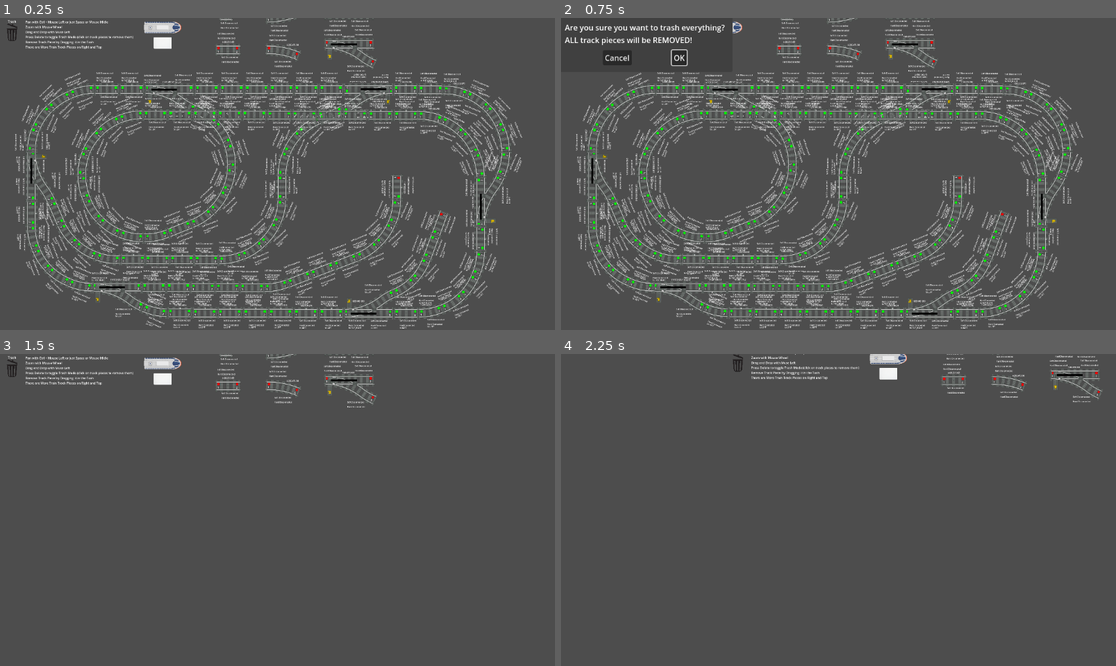
Above: before the commit, frames 1-4 (two rows, left to right).
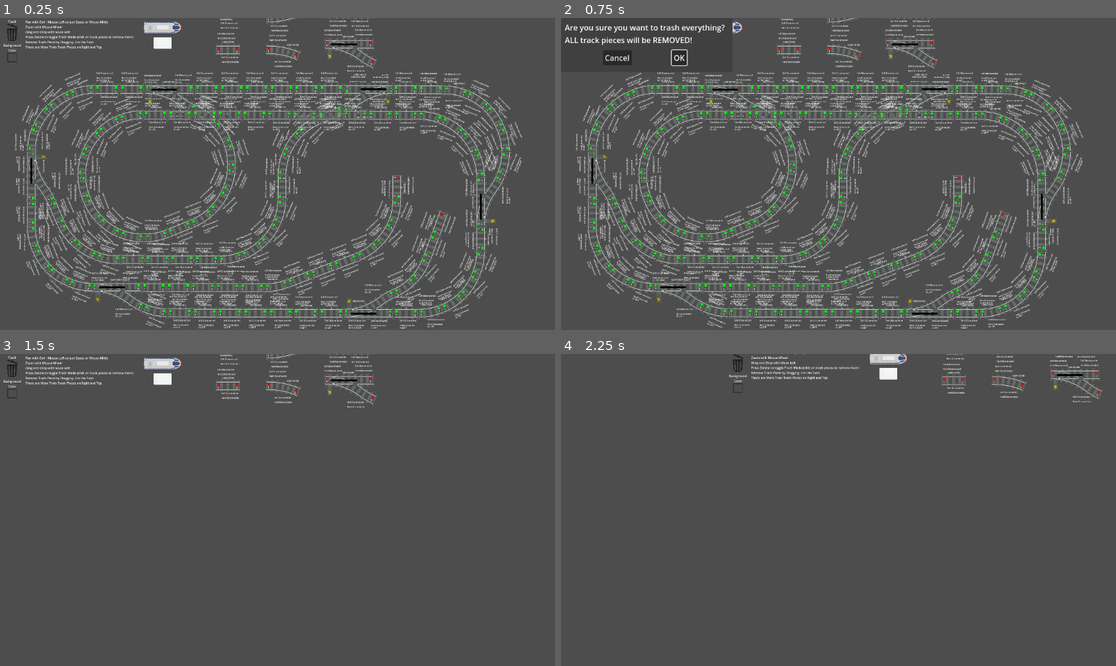
Above: after the commit, the same moments.

Repository: RustyRailways/RustyRailways
Game: Godot game, scene res://Main.tscn
The game is run twice, just before and just after one commit, with the same random seed, the same clock (stepped at 60 frames per second) and the same inputs.
Inputs (mouse positions are in pixels of both pictures, inside the frame that each line leads up to):
- Up to frame 1 (0.25 s): no input
- Up to frame 2 (0.75 s): tap Enter at 0.5 s; drag from (572, 33) to (827, 49) at 0.52 s
- Up to frame 3 (1.5 s): click "OK" at 1.25 s
- Up to frame 4 (2.25 s): tap Space at 2 s; drag from (844, 388) to (572, 369) at 2.02 s

The runs differ from the first frame. In frame 1, 0.5% of the frame differs, in the area x 0-93%, y 5-94%; in frame 2, 0.5%; in frame 3, less than 0.1%; in frame 4, less than 0.1%.

Commit message:
Add Settings with basic background color changer to client

Diff:
--- /dev/null
+++ b/client/BackgroundColorChanger.gd
@@ -0,0 +1,9 @@
+extends ColorPickerButton
+
+
+# Called when the node enters the scene tree for the first time.
+func _ready() -> void:
+	color = RenderingServer.get_default_clear_color()
+
+func _on_color_changed(color: Color) -> void:
+	RenderingServer.set_default_clear_color(color)
--- a/client/Main.tscn
+++ b/client/Main.tscn
@@ -11,6 +11,7 @@
 [ext_resource type="PackedScene" uid="uid://43sxev8pp7il" path="res://train-track-pieces/Curve.tscn" id="9_62217"]
 [ext_resource type="PackedScene" uid="uid://bmmt37ihxnnpc" path="res://trash-can/TrashCan.tscn" id="9_g4d8y"]
 [ext_resource type="Script" path="res://MainCamera.gd" id="9_wuc2u"]
+[ext_resource type="Script" path="res://BackgroundColorChanger.gd" id="10_hvcpu"]
 [ext_resource type="PackedScene" uid="uid://o2cea8ct6kut" path="res://train-track-pieces/CurveFlippedVertically.tscn" id="10_irbpo"]
 [ext_resource type="PackedScene" uid="uid://cem4mudpoky0f" path="res://train-track-pieces/HalfCurveFlippedVertically.tscn" id="10_x14bg"]
 [ext_resource type="PackedScene" uid="uid://cnjwfs5m653vu" path="res://train-track-pieces/SwitchHalfCurve.tscn" id="11_20n4t"]
@@ -26,6 +27,8 @@
 [ext_resource type="PackedScene" uid="uid://cnule33nhmeqa" path="res://trains/Train.tscn" id="25_85y65"]
 [ext_resource type="PackedScene" uid="uid://crb32reckktf4" path="res://nfc-tags/NFCTag.tscn" id="26_qm2qs"]
 
+[sub_resource type="LabelSettings" id="LabelSettings_nxkvu"]
+
 [node name="Main" type="Node2D"]
 script = ExtResource("1_uhvos")
 
@@ -178,6 +181,28 @@
 [node name="MainCamera" type="Camera2D" parent="."]
 zoom = Vector2(0.4, 0.4)
 script = ExtResource("9_wuc2u")
+
+[node name="Settings" type="Node2D" parent="."]
+position = Vector2(13, 146)
+
+[node name="BackgroundColorChanger" type="ColorPickerButton" parent="Settings"]
+custom_minimum_size = Vector2(50, 50)
+offset_left = 25.0
+offset_top = 34.0
+offset_right = 75.0
+offset_bottom = 84.0
+script = ExtResource("10_hvcpu")
+
+[node name="BackgroundColorLabel" type="Label" parent="Settings"]
+offset_left = 2.0
+offset_top = -16.0
+offset_right = 100.0
+offset_bottom = 33.0
+text = "Background
+Color
+"
+label_settings = SubResource("LabelSettings_nxkvu")
+horizontal_alignment = 1
 
 [node name="Instructions" type="Label" parent="."]
 offset_left = 132.0
@@ -663,3 +688,4 @@
 [connection signal="pressed" from="NetworkingDebugUI/ConnectButton" to="WebSocketIO" method="_on_connect_button_pressed"]
 [connection signal="pressed" from="NetworkingDebugUI/ConnectButton" to="NetworkingDebugUI/ConnectionStatusTextArea" method="_on_connect_button_pressed"]
 [connection signal="pressed" from="NetworkingDebugUI/SendTextPacketButton" to="WebSocketIO" method="_on_send_text_packet_button_pressed"]
+[connection signal="color_changed" from="Settings/BackgroundColorChanger" to="Settings/BackgroundColorChanger" method="_on_color_changed"]
